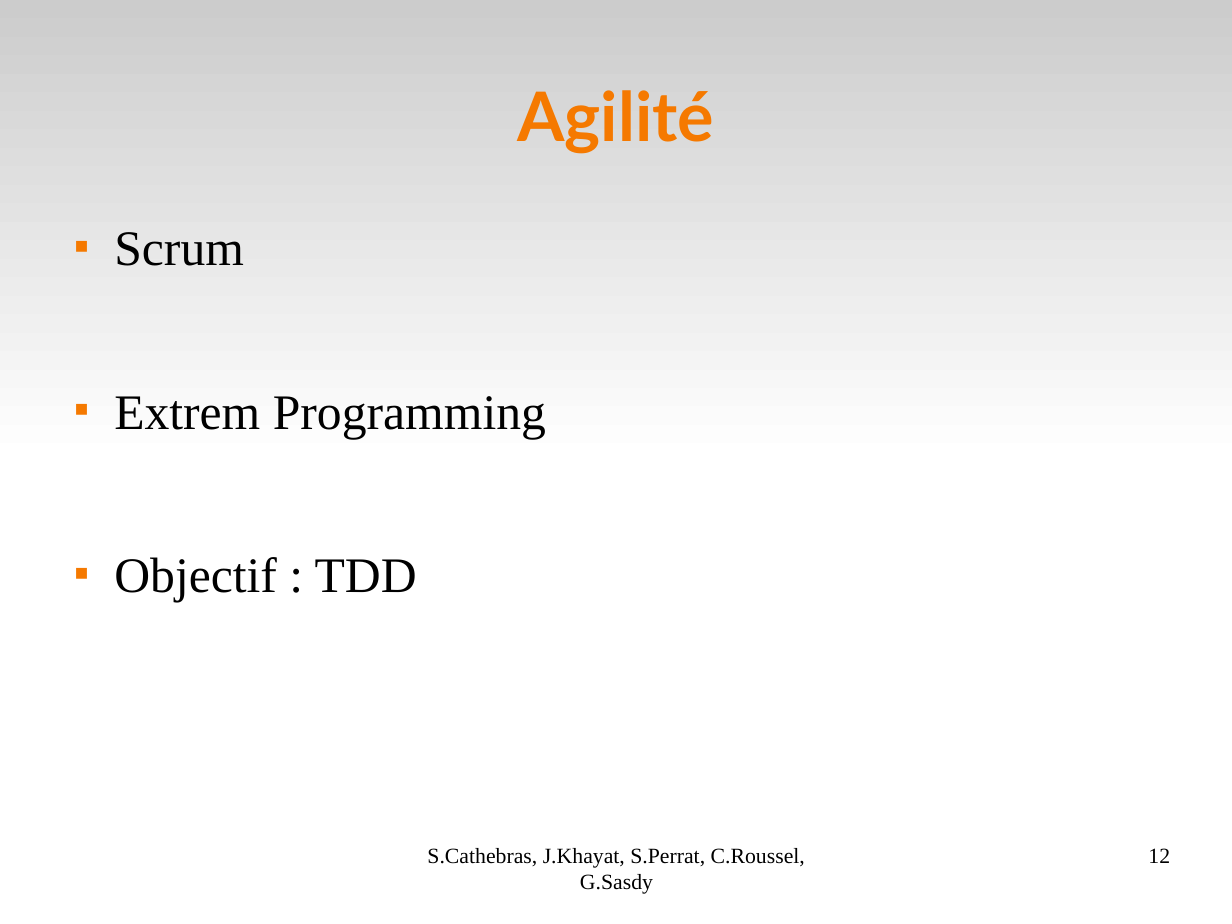
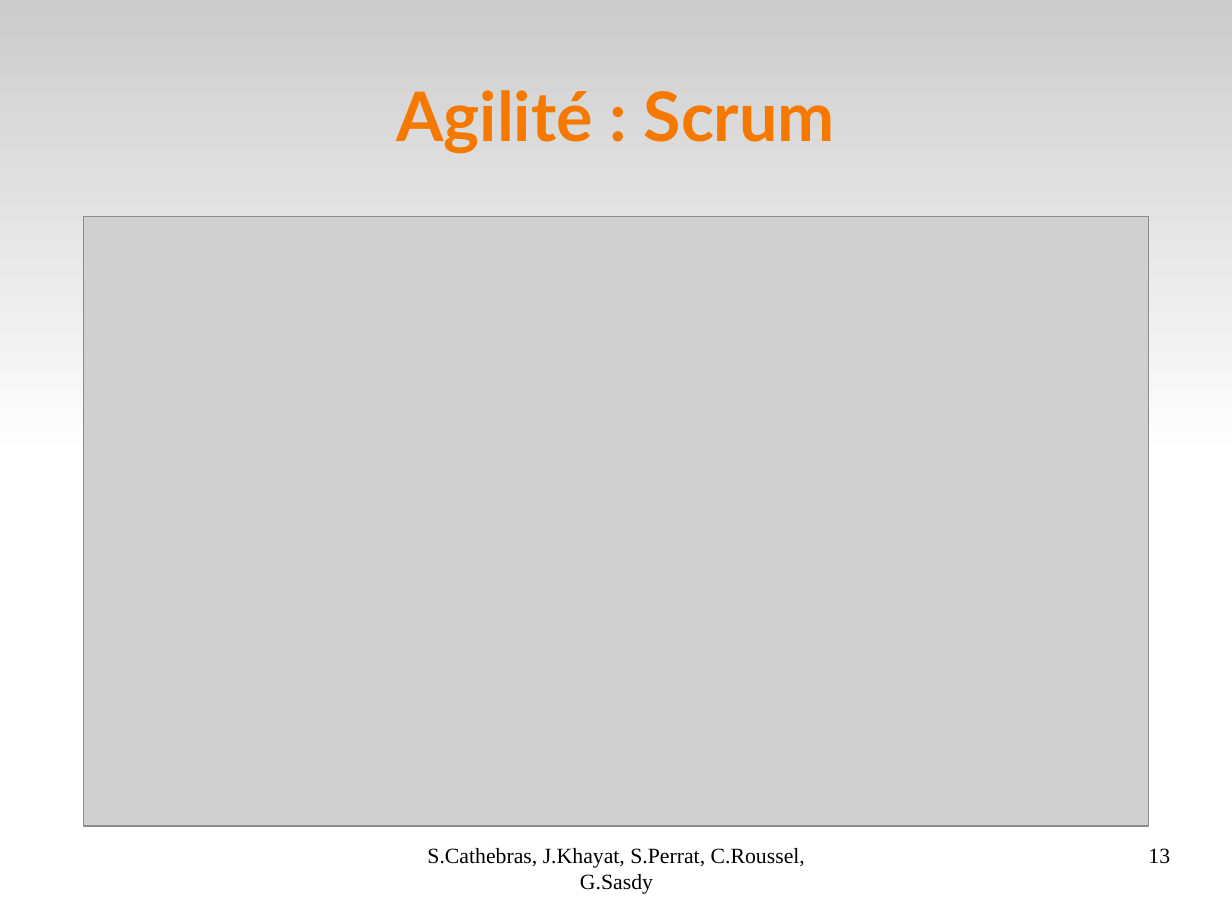
Before and after one commit to Darktrop/git-mediawiki-ensimag, a slide deck: slide 13 of sheme/presoutenance/Bilan.odp (slide 12 before the commit). Drawn at 1232x924 pixels with LibreOffice and Linux fonts; fonts in the diff are those of the drawing; grey boxes stand for pictures. Boxes give left, top, right and bottom in pixels: in the first picture for what was removed or moved away, otherwise in the second. Text is boxed around its words. In the diff, an @@ line names an element or a change of style, - is before the commit and + after.

```diff
--- a/sheme/presoutenance/Bilan.odp
+++ b/sheme/presoutenance/Bilan.odp
@@ title at bbox=[396, 90, 835, 154]: text changed @@
-Agilité
+Agilité : Scrum
@@ picture added at bbox=[83, 216, 1148, 826] @@
@@ text removed at bbox=[114, 232, 546, 602] @@
-■ Scrum
-■ Extrem Programming
-■ Objectif : TDD
@@ page number at bbox=[1148, 848, 1170, 864]: text changed @@
-12
+13
```
Also in this commit, not shown: 1 slide added.
